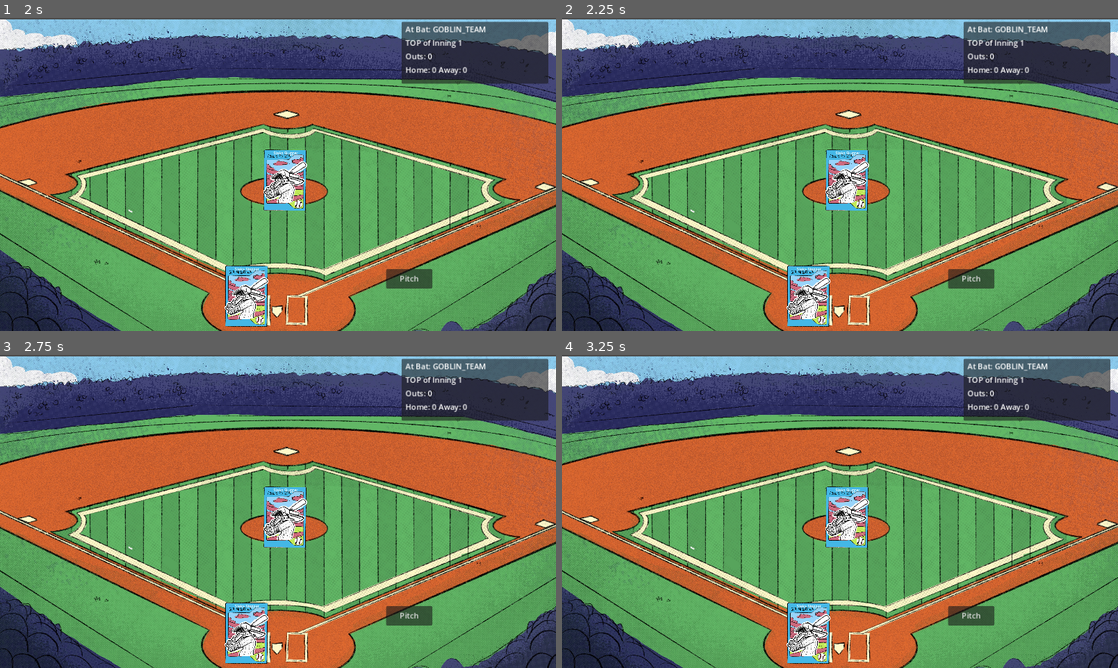
Above: before the commit, frames 1-4 (two rows, left to right).
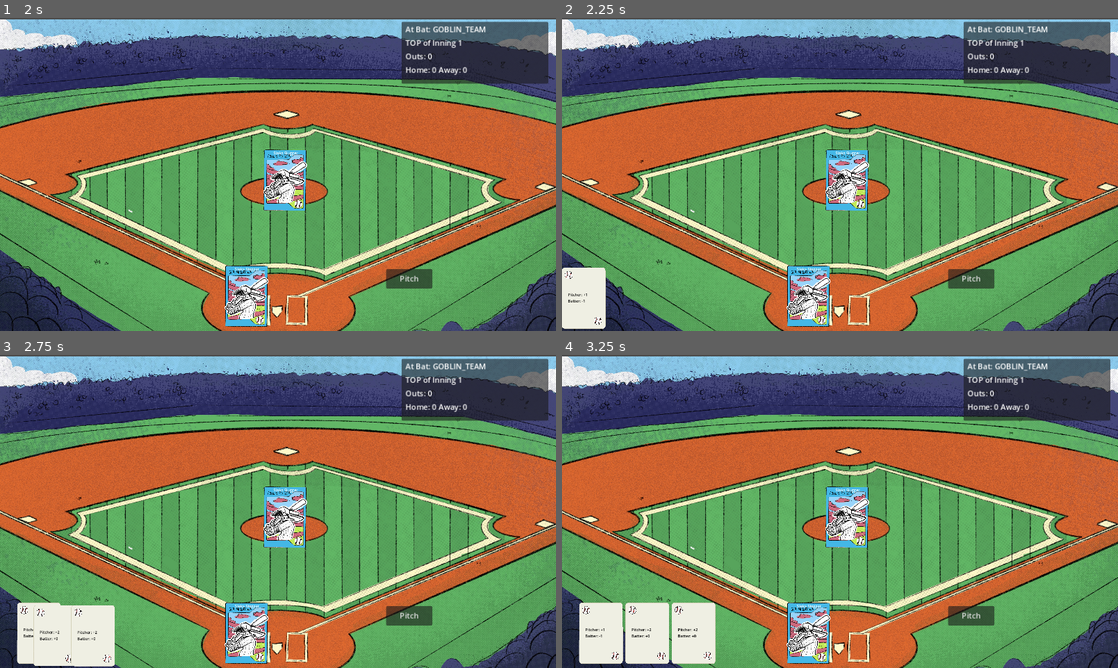
Above: after the commit, the same moments.

Repository: Zami77/MonsterModeBaseball
Game: Godot game, scene res://src/managers/game_manager/GameManager.tscn
Two runs of this game, one before a commit and one after it. Both use one fixed random seed, a clock stepped at 60 frames per second and the inputs below. Sound files missing from this copy of the repository are replaced by a short silence.
Inputs (mouse positions are in pixels of both pictures, inside the frame that each line leads up to):
- Up to frame 1 (2 s): move the mouse to (400, 158) at 0.52 s; press the mouse at (400, 158) at 0.53 s; release the mouse at (400, 158) at 1.25 s; click "Play Game" at 1.25 s
- Up to frame 2 (2.25 s): move the mouse to (728, 190) at 2.02 s; click (728, 190) at 2.1 s
- Up to frame 3 (2.75 s): no input
- Up to frame 4 (3.25 s): move the mouse to (895, 442) at 2.77 s; press the mouse at (895, 442) at 2.78 s

Frame 1 is identical in both runs. In frame 2, 1.5% of the frame differs, in the area x 0-8%, y 79-100%; in frame 3, 3.5%; in frame 4, 4.6%, in the area x 3-28%, y 79-99%.

Commit message:
Special cards showing in hand

Diff:
--- a/src/common/ScenePaths.gd
+++ b/src/common/ScenePaths.gd
@@ -9,4 +9,9 @@
 static var slaks_slugger_packed_scene = preload("res://src/monster_cards/goblins/slaks_slugger/SlaksSlugger.tscn")
 static var glurm_packed_scene = preload("res://src/monster_cards/goblins/glurm/Glurm.tscn")
 
+static var batter_plus_one_pitcher_minus_one_packed_scene = preload("res://src/special_cards/batter_plus_one_pitcher_minus_one/BatterPlusOnePitcherMinusOne.tscn")
+static var batter_plus_two_packed_scene = preload("res://src/special_cards/batter_plus_two/BatterPlusTwo.tscn")
+static var pitcher_plus_one_batter_minus_one_packed_scene = preload("res://src/special_cards/pitcher_plus_one_batter_minus_one/PitcherPlusOneBatterMinusOne.tscn")
+static var pitcher_plus_two_packed_scene = preload("res://src/special_cards/pitcher_plus_two/PitcherPlusTwo.tscn")
+
 static var goblin_team_resource = preload("res://src/teams/goblin_team/GoblinTeam.tres")
--- a/src/managers/match_manager/MatchManager.gd
+++ b/src/managers/match_manager/MatchManager.gd
@@ -14,6 +14,7 @@
 @onready var inning_label: Label = $StatsPanel/GameStatsContainer/InningLabel
 @onready var outs_label: Label = $StatsPanel/GameStatsContainer/OutsLabel
 @onready var score_label: Label = $StatsPanel/GameStatsContainer/ScoreLabel
+@onready var special_card_hand: SpecialCardHandManager = $SpecialCardHandManager
 
 # home team bats in the bottom of the inning
 var home_team: MonsterTeam
@@ -46,9 +47,18 @@
 	_update_stats_container()
 	_setup_inning()
 
+func _draw_special_cards() -> void:
+	for new_card_num in (special_card_hand.max_hand_size - len(special_card_hand.cards_in_hand)):
+		var new_card = SpecialCardWrapperFactory.get_random_special_card_wrapper()
+		new_card.global_position = bases_manager.dug_out.global_position
+		add_child(new_card)
+		new_card.scale = Dimensions.card_scale
+		special_card_hand.add_card_to_hand(new_card)
+
 func _setup_inning() -> void:
 	_get_next_batter()
 	_get_next_pitcher()
+	_draw_special_cards()
 
 func _get_next_batter() -> void:
 	if inning.current_frame == InningFrame.TOP:
--- a/src/managers/match_manager/bases_manager/BasesManager.gd
+++ b/src/managers/match_manager/bases_manager/BasesManager.gd
@@ -14,6 +14,8 @@
 @onready var dug_out: Node2D = $DugOut
 @onready var pitcher_dice_chucker: DiceChucker = $PitcherMound/PitcherDiceChucker
 @onready var batter_dice_chucker: DiceChucker = $HomeBase/BatterDiceChucker
+@onready var batter_special_card_position: Node2D = $HomeBase/BatterSpecialCard
+@onready var pitcher_special_card_position: Node2D = $PitcherMound/PitcherSpecialCard
 
 enum BasePlate { HOME = 4, AT_BAT = 0, FIRST = 1, SECOND = 2, THIRD = 3, DUG_OUT = 5 }
 
--- a/src/managers/match_manager/bases_manager/BasesManager.tscn
+++ b/src/managers/match_manager/bases_manager/BasesManager.tscn
@@ -20,6 +20,9 @@
 [node name="BatterDiceChucker" parent="HomeBase" instance=ExtResource("3_hm2t4")]
 position = Vector2(160, 64)
 
+[node name="BatterSpecialCard" type="Node2D" parent="HomeBase"]
+position = Vector2(-80, 0)
+
 [node name="FirstBase" type="Node2D" parent="."]
 position = Vector2(1056, 256)
 
@@ -35,5 +38,8 @@
 [node name="PitcherDiceChucker" parent="PitcherMound" instance=ExtResource("3_hm2t4")]
 position = Vector2(160, 48)
 
+[node name="PitcherSpecialCard" type="Node2D" parent="PitcherMound"]
+position = Vector2(-96, 0)
+
 [node name="DugOut" type="Node2D" parent="."]
 position = Vector2(-256, 544)
--- a/src/special_cards/SpecialCard.gd
+++ b/src/special_cards/SpecialCard.gd
@@ -5,7 +5,7 @@
 
 @export var card_name: CardName
 @export var pitcher_roll_modifier: int = 0
-@export var batter_roll_modifier: int = -1
+@export var batter_roll_modifier: int = 0
 
 @onready var card_text_label: Label = $CardTextLabel
 @onready var selectable_area: Area2D = $SelectableArea2D
--- /dev/null
+++ b/src/special_cards/SpecialCardWrapperFactory.gd
@@ -0,0 +1,21 @@
+class_name SpecialCardWrapperFactory
+extends Node
+
+static func get_special_card_wrapper(card_name: SpecialCard.CardName) -> SpecialCardWrapper:
+	match card_name:
+		SpecialCard.CardName.PITCHER_PLUS_TWO:
+			return ScenePaths.pitcher_plus_two_packed_scene.instantiate()
+		SpecialCard.CardName.PITCHER_PLUS_ONE_BATTER_MINUS_ONE:
+			return ScenePaths.pitcher_plus_one_batter_minus_one_packed_scene.instantiate()
+		SpecialCard.CardName.BATTER_PLUS_TWO:
+			return ScenePaths.batter_plus_two_packed_scene.instantiate()
+		SpecialCard.CardName.BATTER_PLUS_ONE_PITCHER_MINUS_ONE:
+			return ScenePaths.batter_plus_one_pitcher_minus_one_packed_scene.instantiate()
+		_:
+			return ScenePaths.batter_plus_one_pitcher_minus_one_packed_scene.instantiate()
+
+static func get_random_special_card_wrapper() -> SpecialCardWrapper:
+	var rng = RandomNumberGenerator.new()
+	rng.randomize()
+
+	return get_special_card_wrapper(rng.randi_range(0, SpecialCard.CardName.keys().size() - 1))
--- /dev/null
+++ b/src/special_cards/batter_plus_one_pitcher_minus_one/BatterPlusOnePitcherMinusOne.tscn
@@ -0,0 +1,12 @@
+[gd_scene load_steps=3 format=3 uid="uid://dlun1lfonj8b2"]
+
+[ext_resource type="Script" path="res://src/special_cards/SpecialCardWrapper.gd" id="1_e56am"]
+[ext_resource type="PackedScene" uid="uid://cqfnubfcafrni" path="res://src/special_cards/SpecialCard.tscn" id="2_nhfl2"]
+
+[node name="BatterPlusOnePitcherMinusOne" type="Node2D"]
+script = ExtResource("1_e56am")
+
+[node name="SpecialCard" parent="." instance=ExtResource("2_nhfl2")]
+card_name = 3
+pitcher_roll_modifier = -1
+batter_roll_modifier = 1
--- /dev/null
+++ b/src/special_cards/batter_plus_two/BatterPlusTwo.tscn
@@ -0,0 +1,11 @@
+[gd_scene load_steps=3 format=3 uid="uid://cj4u5e6r2t8jh"]
+
+[ext_resource type="Script" path="res://src/special_cards/SpecialCardWrapper.gd" id="1_lr5yf"]
+[ext_resource type="PackedScene" uid="uid://cqfnubfcafrni" path="res://src/special_cards/SpecialCard.tscn" id="2_ao4en"]
+
+[node name="BatterPlusTwo" type="Node2D"]
+script = ExtResource("1_lr5yf")
+
+[node name="SpecialCard" parent="." instance=ExtResource("2_ao4en")]
+card_name = 2
+batter_roll_modifier = 2
--- /dev/null
+++ b/src/special_cards/pitcher_plus_one_batter_minus_one/PitcherPlusOneBatterMinusOne.tscn
@@ -0,0 +1,12 @@
+[gd_scene load_steps=3 format=3 uid="uid://dmlpohwkjxkbb"]
+
+[ext_resource type="Script" path="res://src/special_cards/SpecialCardWrapper.gd" id="1_lcjbm"]
+[ext_resource type="PackedScene" uid="uid://cqfnubfcafrni" path="res://src/special_cards/SpecialCard.tscn" id="2_o51sj"]
+
+[node name="PitcherPlusOneBatterMinusOne" type="Node2D"]
+script = ExtResource("1_lcjbm")
+
+[node name="SpecialCard" parent="." instance=ExtResource("2_o51sj")]
+card_name = 1
+pitcher_roll_modifier = 1
+batter_roll_modifier = -1
--- /dev/null
+++ b/src/special_cards/pitcher_plus_two/PitcherPlusTwo.tscn
@@ -0,0 +1,10 @@
+[gd_scene load_steps=3 format=3 uid="uid://c3dib17k6lsk3"]
+
+[ext_resource type="Script" path="res://src/special_cards/SpecialCardWrapper.gd" id="1_wo2h2"]
+[ext_resource type="PackedScene" uid="uid://cqfnubfcafrni" path="res://src/special_cards/SpecialCard.tscn" id="2_6g3m1"]
+
+[node name="PitcherPlusTwo" type="Node2D"]
+script = ExtResource("1_wo2h2")
+
+[node name="SpecialCard" parent="." instance=ExtResource("2_6g3m1")]
+pitcher_roll_modifier = 2
